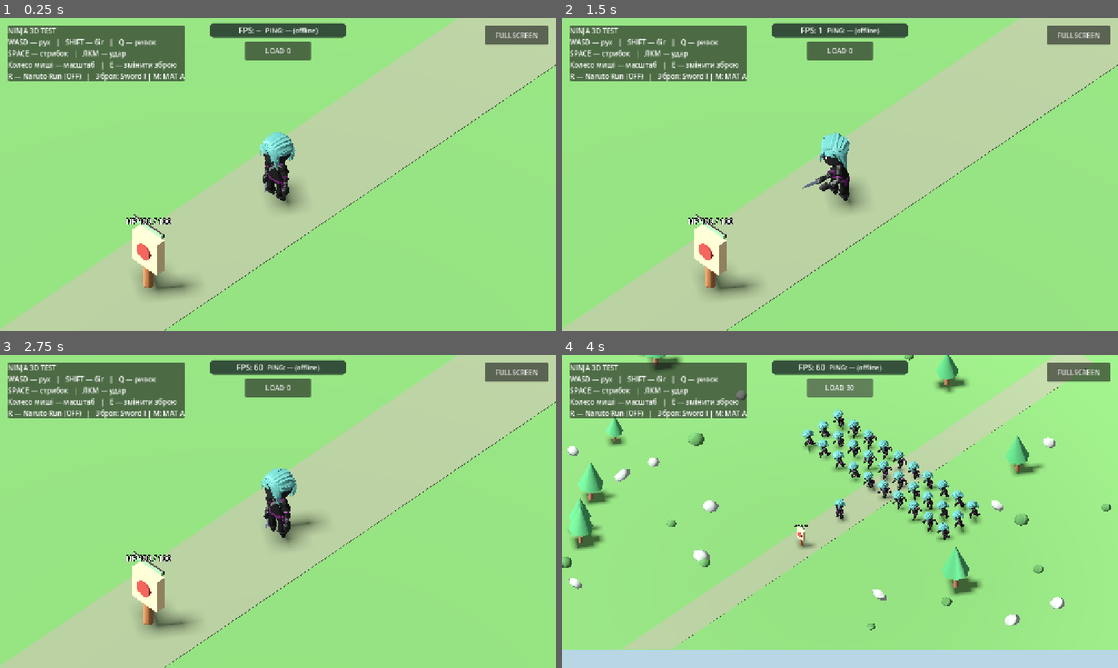
Above: before the commit, frames 1-4 (two rows, left to right).
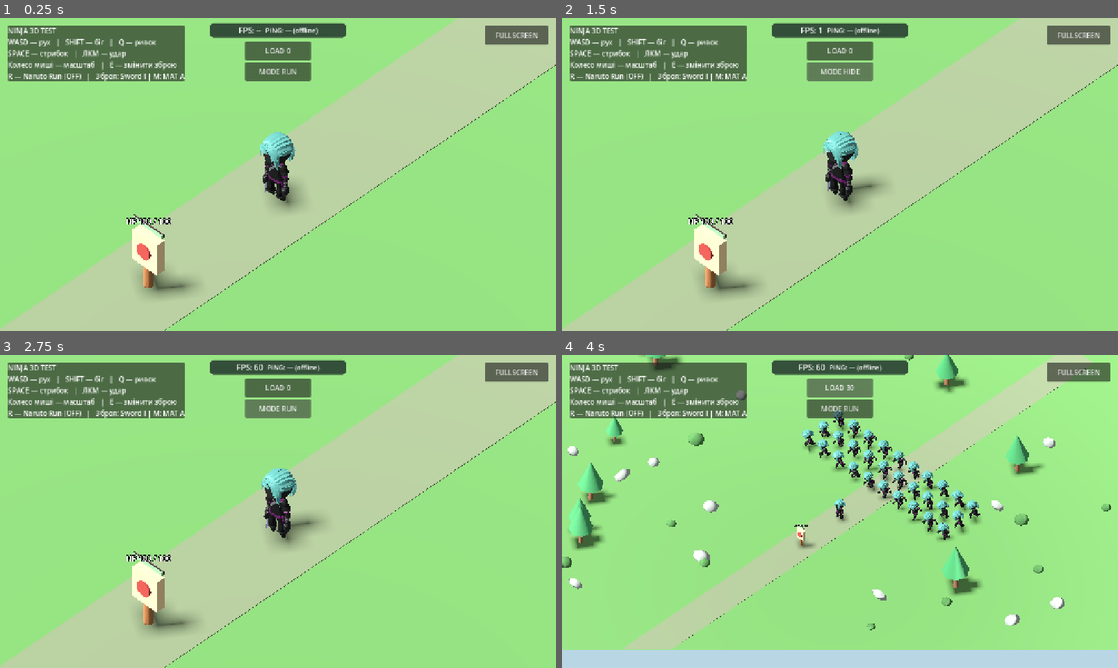
Above: after the commit, the same moments.

Repository: levian47/riskfate-3d-pro
Game: Godot game, scene res://main.tscn
The game is run twice, just before and just after one commit, with the same random seed, the same clock (stepped at 60 frames per second) and the same inputs.
Inputs (mouse positions are in pixels of both pictures, inside the frame that each line leads up to):
- Up to frame 1 (0.25 s): no input
- Up to frame 2 (1.5 s): click (840, 71) at 0.5 s, where only the run after the commit has a clickable "MODE RUN"; click (840, 71) at 1.25 s, where only the run after the commit has a clickable "MODE PAUSE"
- Up to frame 3 (2.75 s): click (278, 408) at 2 s, where only the run after the commit has a clickable "MODE HIDE"
- Up to frame 4 (4 s): click "LOAD 0" at 2.75 s; click "LOAD 10" at 3.5 s

The runs differ from the first frame. In frame 1, 0.7% of the frame differs, in the area x 44-56%, y 14-21%; in frame 2, 1.7%, in the area x 43-59%, y 14-57%; in frame 3, 0.7%; in frame 4, 0.7%.

Commit message:
Expose crowd diagnostic MODE control on mobile and F8 desktop

Diff:
--- a/main.gd
+++ b/main.gd
@@ -26,6 +26,7 @@
 var material_variant_index := 1 # Approved A: culling, original retained as control
 var crowd_benchmark = CROWD_BENCHMARK.new()
 var crowd_button: Button
+var crowd_mode_button: Button
 var animator: AnimationPlayer
 var camera: Camera3D
 var skeleton_debug: MeshInstance3D
@@ -102,6 +103,9 @@
 	if event is InputEventKey and event.pressed and not event.echo and event.keycode == KEY_F7:
 		_cycle_crowd_benchmark()
 		return
+	if event is InputEventKey and event.pressed and not event.echo and event.keycode == KEY_F8:
+		_cycle_crowd_mode()
+		return
 	if event is InputEventKey and event.pressed and not event.echo and event.keycode == KEY_M:
 		_cycle_ninja_materials()
 		return
@@ -157,6 +161,12 @@
 	camera.size = 40.0 if count > 0 else camera_zoom
 	if crowd_button != null:
 		crowd_button.text = "LOAD %d" % count
+
+
+func _cycle_crowd_mode() -> void:
+	var mode: String = crowd_benchmark.cycle_mode()
+	if crowd_mode_button != null:
+		crowd_mode_button.text = "MODE %s" % mode
 
 
 func _find_model_mesh(root: Node) -> MeshInstance3D:
@@ -345,6 +355,17 @@
 	crowd_button.offset_bottom = 97.0
 	crowd_button.pressed.connect(_cycle_crowd_benchmark)
 	canvas.add_child(crowd_button)
+	crowd_mode_button = Button.new()
+	crowd_mode_button.name = "CrowdModeButton"
+	crowd_mode_button.text = "MODE RUN"
+	crowd_mode_button.anchor_left = 0.5
+	crowd_mode_button.anchor_right = 0.5
+	crowd_mode_button.offset_left = -76.0
+	crowd_mode_button.offset_right = 76.0
+	crowd_mode_button.offset_top = 102.0
+	crowd_mode_button.offset_bottom = 145.0
+	crowd_mode_button.pressed.connect(_cycle_crowd_mode)
+	canvas.add_child(crowd_mode_button)
 	if DisplayServer.is_touchscreen_available():
 		# Multiple fingers are handled independently in touch_hud.gd.
 		touch_hud = TOUCH_HUD_SCRIPT.new()
